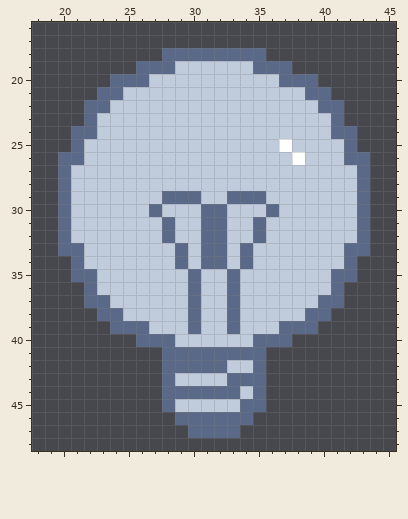
Pixel-art file: assets/sprites/characters/bulb.aseprite. Above, as it was before the edit.
64x64 pixels, 1 frame. Shown: x 18..45, y 16..48.
The same view after the edit:
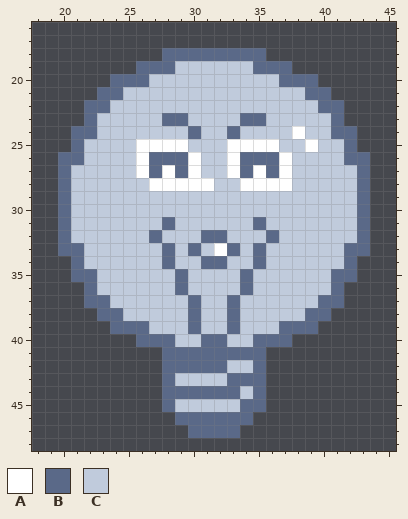
Palette (. is transparent): A #ffffff  B #5a6988  C #c0cbdc
What changed:
--- layers "Highlight", "mid"
@@ x 24..41 @@
 22 CCCCCCCCCCCCCCCCBB
-23 CCCCCCCCCCCCCCCCCB
-24 CCCCCCCCCCCCCCCCCB
-25 CCCCCCCCCCCCCACCCC
-26 CCCCCCCCCCCCCCACCC
-27 CCCCCCCCCCCCCCCCCC
-28 CCCCCCCCCCCCCCCCCC
-29 CCCCBBBCCBBBCCCCCC
-30 CCCBCCCBBCCCBCCCCC
-31 CCCCBCCBBCCBCCCCCC
-32 CCCCBCCBBCCBCCCCCC
-33 CCCCCBCBBCBCCCCCCC
-34 CCCCCBCBBCBCCCCCCC
-35 CCCCCCBCCBCCCCCCCB
-36 CCCCCCBCCBCCCCCCCB
+23 CCCCBBCCCCBBCCCCCB
+24 CCCCCCBCCBCCCCACCB
+25 CCAAAACCCAAAACCACC
+26 CCABBBACCABBBACCCC
+27 CCABABACCABABACCCC
+28 CCCAAAAACCAAAACCCC
+29 CCCCCCCCCCCCCCCCCC
+30 CCCCCCCCCCCCCCCCCC
+31 CCCCBCCCCCCBCCCCCC
+32 CCCBCCCBBCCCBCCCCC
+33 CCCCBCBCABCBCCCCCC
+34 CCCCBCCBBCCBCCCCCC
+35 CCCCCBCCCCBCCCCCCB
+36 CCCCCBCCCCBCCCCCCB
 37 CCCCCCBCCBCCCCCCBB
@@ x 29..34 @@
 39 CBCCBC
-40 CCCCCC
+40 CCBBCC
 41 BBBBBB
Pixel boxes of the changes (left, top, right, bottom) in both pictures:
changed: (136, 113, 318, 295)
changed: (201, 334, 227, 347)
